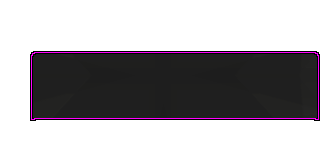
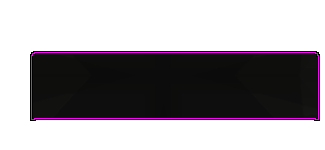
Revision of a layered 325×150 image; what changed, layer by layer:
added group "THIS copy" with 5 layers above "THIS" over (x1=33, y1=54, x2=317, y2=118)
added layer "Layer #2" in group "THIS copy" over (x1=33, y1=54, x2=317, y2=118)
added layer "Layer #3" in group "THIS copy" over (x1=33, y1=54, x2=317, y2=118)
added layer "graphite_pattern_K.png #1" in group "THIS copy" over (x1=33, y1=54, x2=317, y2=118)
added layer "graphite_pattern.png #1" (67%) in group "THIS copy" over (x1=33, y1=54, x2=317, y2=118)
added layer "GRAPHITEZ #1" (67%) in group "THIS copy" over (x1=33, y1=54, x2=317, y2=118)
"graphite_pattern_K.png": opacity 75% → 100% over (x1=33, y1=54, x2=317, y2=118)
showed "graphite_pattern.png" over (x1=33, y1=54, x2=317, y2=118)